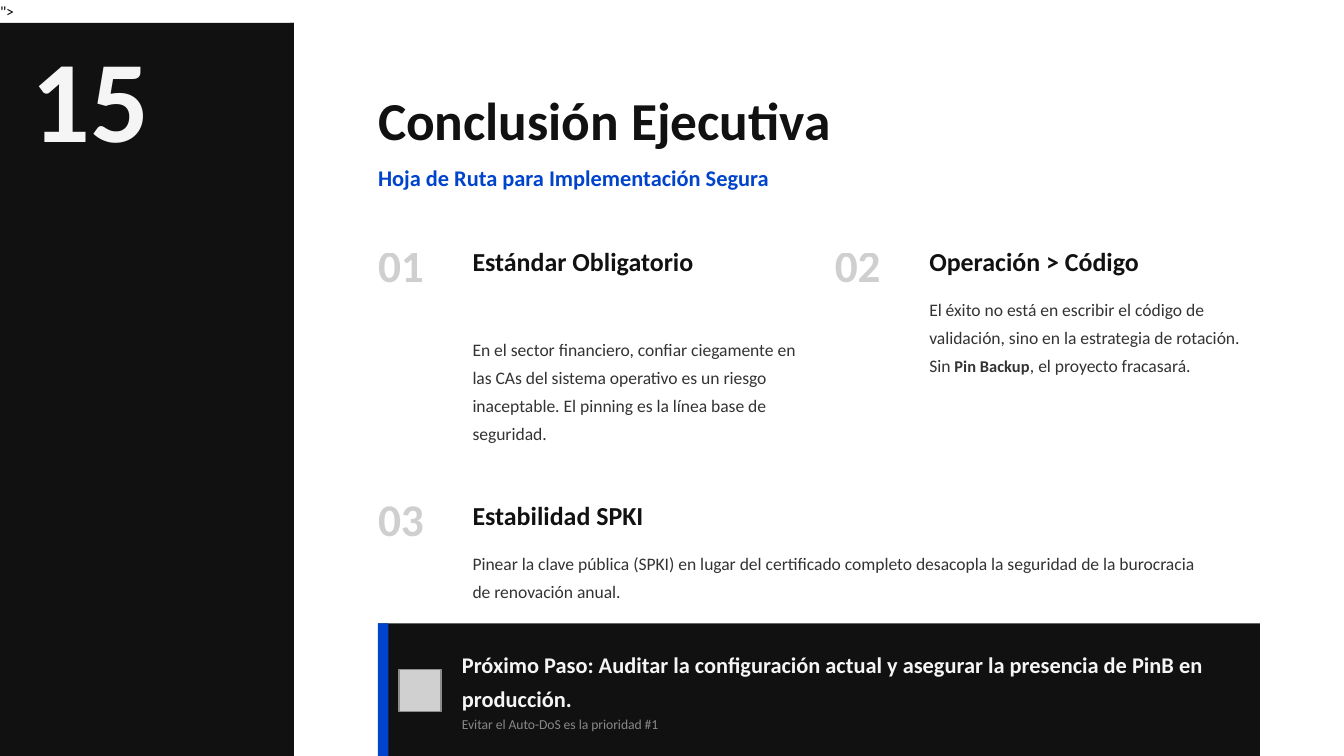
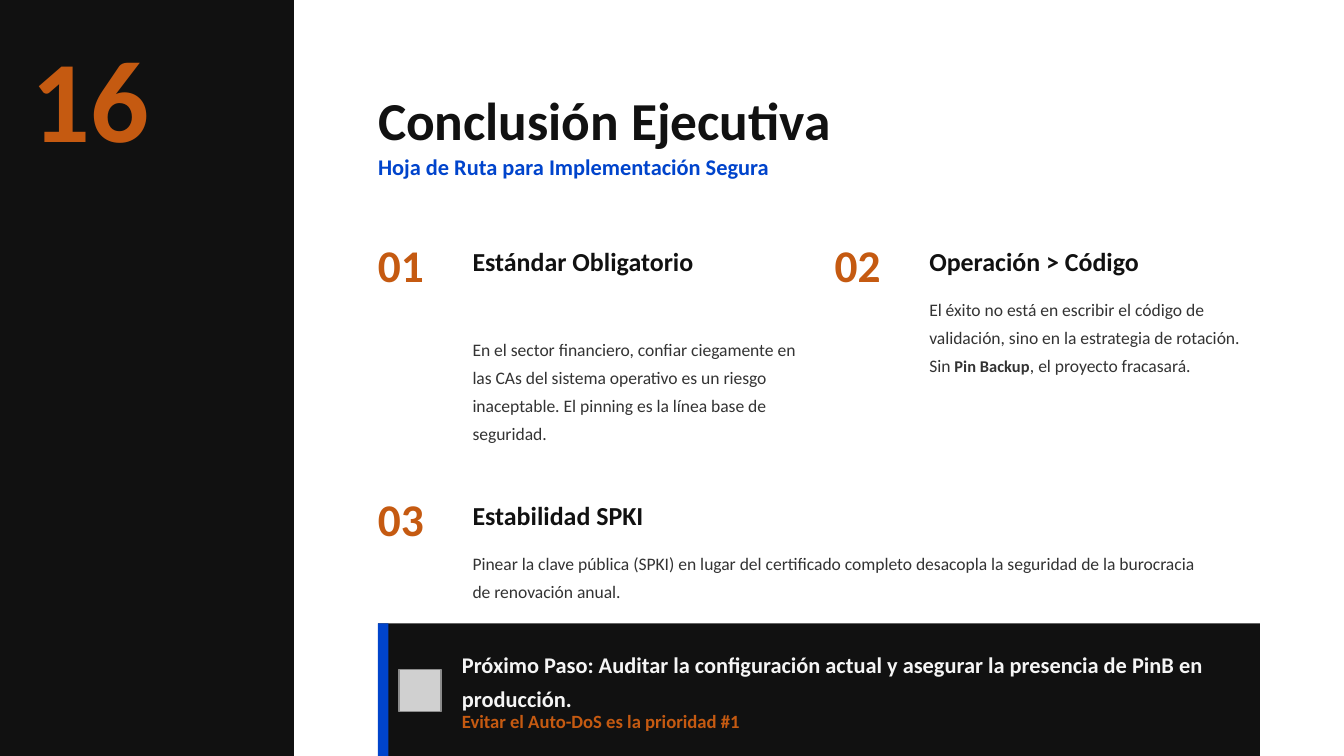
Before and after one commit to pcanelo/spki-pinning-lab, a slide deck: slide 17 of Certificate_Pinning_en_Banca_Arquitectura_y_Operación_2026.pptx (slide 15 before the commit). Drawn at 1344x756 pixels with LibreOffice and Linux fonts; fonts in the diff are those of the drawing; grey boxes stand for pictures; background and template pictures are left out. Boxes give left, top, right and bottom in pixels: in the first picture for what was removed or moved away, otherwise in the second. Text is boxed around its words. In the diff, an @@ line names an element or a change of style, - is before the commit and + after.

```diff
--- a/Certificate_Pinning_en_Banca_Arquitectura_y_Operación_2026.pptx
+++ b/Certificate_Pinning_en_Banca_Arquitectura_y_Operación_2026.pptx
@@ rectangle: place and size @@
-rectangle at box(0, 23, 294, 756)
+rectangle at box(0, 0, 294, 756)
@@ text at box(31, 62, 148, 143): text changed; text colour #F5F5F5 to #C55A11 @@
-15
+16
@@ text "Hoja de Ruta para Implementación ...": place and size @@
-text "Hoja de Ruta para Implementación ..." at box(378, 170, 769, 190)
+text "Hoja de Ruta para Implementación ..." at box(378, 159, 769, 179)
@@ text colour #111111 at 20% opacity to #C55A11 in 3 elements at box(378, 252, 424, 283), box(835, 252, 881, 283), box(378, 506, 424, 537) @@
@@ text "Evitar el Auto-DoS es la ..." at box(462, 715, 740, 731): size 7.3 to 10 pt, text colour #888888 to #C55A11, bold on @@
```
Also in this commit, not shown: 14 other slides changed, 3 slides added, 1 other file.
